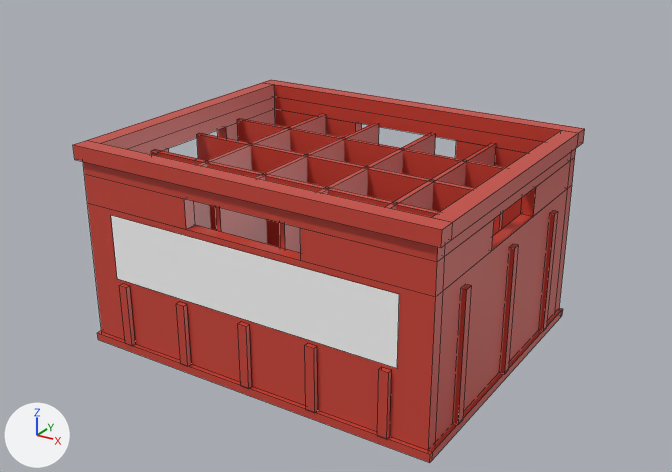
Renders of the Blender file blender/bottlecrate.blend from each side of a commit.
Camera for both pictures: the file's camera 'PreviewCam'. The lights are fixed; the arrows at lower left show +X, +Y and +Z. The first picture is the older version. Mesh edges are drawn as thin lines.

In view in the first picture: 'BottleCrateBody', 'BottleCrateLetters1'.
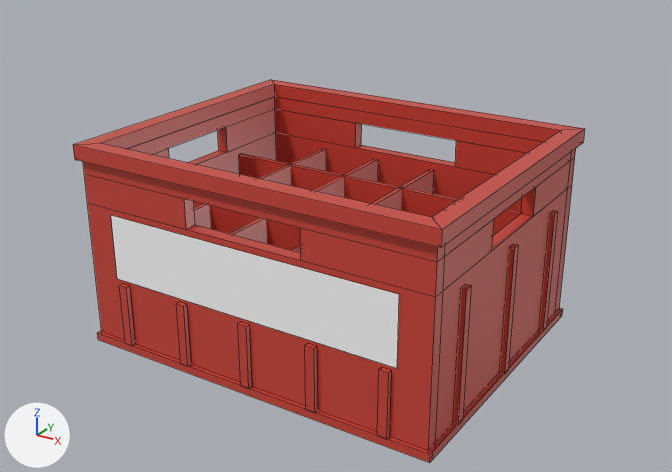
Pixel boxes [x1, y1, x2, y2] of what changed, in the pictures (672 x 472 px; the box of a moved part takes in the faces that stretch with it):
part 1 of me_cube, cut back
    before: [74, 80, 585, 248]
    after: [74, 80, 585, 250]
part 2 of me_cube, moved or reshaped
    before: [194, 113, 496, 253]
    after: [194, 148, 434, 253]

Edits to the bpy script that builds the scene:
```text
Change me_cube:
    used by ob_bottlecratebody; parent = ob_bottlecrate; location = (0.0, 0.0, 0.0)
    verts and faces of me_cube; kept vertices keep their numbers, new ones are numbered from 384
    before: 329 (-0.103, -0.133, 0.176), 331 (-0.103, 0.133, 0.176) at pixel (322, 113), 333 (-0.098, -0.133, 0.176), 335 (-0.098, 0.133, 0.176) at pixel (326, 114), 337 (-0.036, -0.133, 0.176)
    before: 339 (-0.036, 0.133, 0.176) at pixel (375, 122), 341 (-0.031, -0.133, 0.176), 343 (-0.031, 0.133, 0.176) at pixel (379, 123), 345 (0.031, -0.133, 0.176), 347 (0.031, 0.133, 0.176) at pixel (431, 132)
    before: 349 (0.036, -0.133, 0.176), 351 (0.036, 0.133, 0.176) at pixel (435, 133), 353 (0.098, -0.133, 0.176), 355 (0.098, 0.133, 0.176) at pixel (491, 142), 357 (0.103, -0.133, 0.176)
    before: 359 (0.103, 0.133, 0.176) at pixel (496, 143)
    remove me_cube.from_pydata(...)  # 384 vertices, 288 faces; spans x -0.185..0.185, y -0.15..0.15, z 0.0..0.2
    add me_cube.from_pydata(...)  # 368 vertices, 280 faces; spans x -0.185..0.185, y -0.15..0.15, z 0.0..0.2
    me_cube part 1
    16 vertices are removed from x -0.185..0.185, y -0.133..0.133, z 0.186..0.2
    20 faces are deleted
    12 vertices in x -0.168..0.168, y -0.069..0.069, z 0.176 move by (0.0, 0.0, -0.04)
    12 new faces join them
    me_cube part 2
    add for i in [329, 331, 333, 335, 337, 339, 341, 343, 345, 347, 349, 351, 353, 355, 357, 359]: verts[i] += (0.0, 0.0, -0.04)
```
